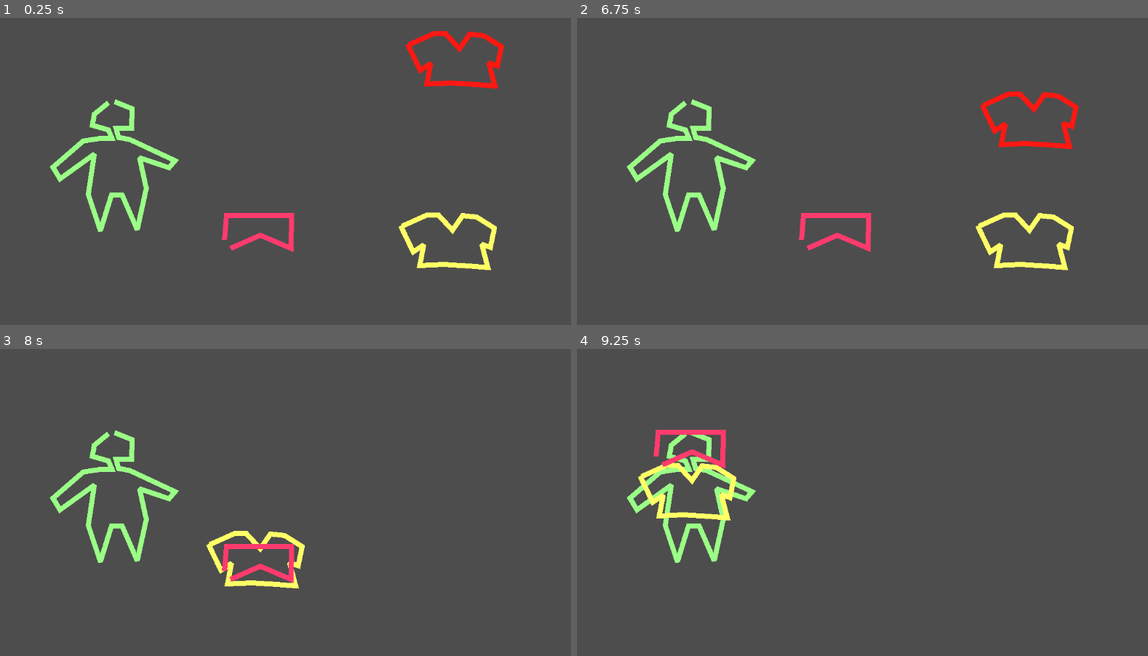
Above: before the commit, frames 1-4 (two rows, left to right).
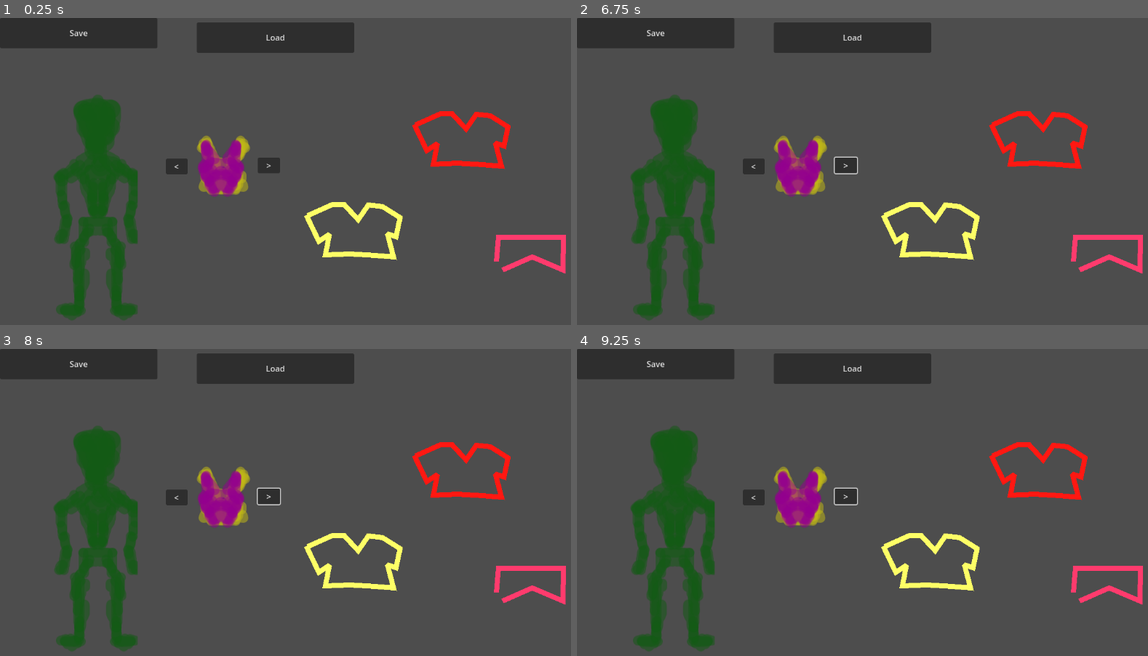
Above: after the commit, the same moments.

Repository: PushingPolygons/fashion-riot
Game: Godot game, scene res://Main/Main.tscn
Two runs of this game, one before a commit and one after it. Both use one fixed random seed, a clock stepped at 60 frames per second and the inputs below.
Inputs (mouse positions are in pixels of both pictures, inside the frame that each line leads up to):
- Up to frame 1 (0.25 s): no input
- Up to frame 2 (6.75 s): click (754, 165) at 0.5 s, where only the run after the commit has a clickable "<"; click (845, 165) at 1.25 s, where only the run after the commit has a clickable ">"; click (656, 33) at 2 s, where only the run after the commit has a clickable "Save"; click (851, 36) at 2.75 s, where only the run after the commit has a clickable "Load"; click (754, 165) at 3.5 s, where only the run after the commit has a clickable "<"; click (845, 165) at 4.25 s, where only the run after the commit has a clickable ">"; click (754, 165) at 5 s, where only the run after the commit has a clickable "<"; click (845, 165) at 5.75 s, where only the run after the commit has a clickable ">"; tap Enter at 6.5 s; drag from (1033, 60) to (1028, 242) at 6.52 s
- Up to frame 3 (8 s): tap Space at 7.25 s; drag from (451, 573) to (256, 560) at 7.27 s
- Up to frame 4 (9.25 s): tap Enter at 8 s; click (833, 560) at 8.1 s; tap Space at 8.75 s; drag from (839, 576) to (691, 462) at 8.77 s

The runs differ from the first frame. In frame 1, 18% of the frame differs, in the area x 0-100%, y 0-99%; in frame 2, 18%; in frame 3, 17%; in frame 4, 17%.
Error after the commit: Invalid access of index '0' on a base object of type: 'Array'. (res://Main/Main.gd:17)

Commit message:
Saving vestments is more complicated than the number 3.

Diff:
--- a/Body/Body.gd
+++ b/Body/Body.gd
@@ -1,7 +1,21 @@
 extends Node2D
+class_name Body
 
 @onready var snap = $Snap
+
+var vestments: Array
 
 
 func Attach(vestment: Node2D):
 	vestment.position = snap.position
+	vestments.append(vestment)
+	# TODO: FIXME later!!!! How to retrieve?
+
+
+#	var quois = vestments.find(3)
+#	print("Dunno: ", quois)
+
+
+func Detach(vestment: Node2D):
+	pass
+	#TODO: How do we retrieve the correct Vestment?
--- a/Body/Body.tscn
+++ b/Body/Body.tscn
@@ -1,14 +1,22 @@
-[gd_scene load_steps=2 format=3 uid="uid://trlapys8mrv5"]
+[gd_scene load_steps=3 format=3 uid="uid://trlapys8mrv5"]
 
 [ext_resource type="Script" path="res://Body/Body.gd" id="1_ts46s"]
+[ext_resource type="Texture2D" uid="uid://c0oidsj2hwag5" path="res://atlas.png" id="2_x3tsa"]
 
 [node name="Body" type="Node2D"]
 script = ExtResource("1_ts46s")
 
 [node name="BodyGraphics" type="Line2D" parent="."]
+visible = false
 position = Vector2(-13, -173)
 points = PackedVector2Array(6, -87, 41, -73, 40, -34, 9, -34, 14, -16, 36, -12, 126, 30, 114, 44, 55.6156, 24.2889, 69, 85, 51, 167, 21, 98, 0, 98, -22, 169, -46, 97, -34, 17, -102, 66, -116, 43, -56, -9, -23, -14, 1, -14, -6, -31, -38, -40, -34, -62, -6, -85)
 default_color = Color(0.603922, 1, 0.52549, 1)
 
 [node name="Snap" type="Node2D" parent="."]
 self_modulate = Color(0.294118, 0.0901961, 0.152941, 1)
+
+[node name="Atlas" type="Sprite2D" parent="."]
+position = Vector2(-15, -217)
+texture = ExtResource("2_x3tsa")
+region_enabled = true
+region_rect = Rect2(8, 34.5, 184, 464)
--- a/Main/Main.gd
+++ b/Main/Main.gd
@@ -1,4 +1,23 @@
 extends Node
 
 const TOP = preload("res://Top/Top.tscn")
-@onready var body = $Body
+const USER_PATH = "user://game_save.dat"
+
+@onready var body := $Body
+@onready var save_button = $SaveButton
+@onready var load_button = $LoadButton
+
+func _ready():
+	save_button.pressed.connect(OnSaved)
+	load_button.pressed.connect(OnLoaded)
+
+func OnSaved():
+	print("Saved pressed.")
+	var file = FileAccess.open(USER_PATH, FileAccess.WRITE)
+	file.store_string(body.vestments[0].name)
+
+func OnLoaded():
+	var file = FileAccess.open(USER_PATH, FileAccess.READ)
+	var number = file.get_32()
+	print(number)
+	# TODO: Load, display, and attach vestments.
--- a/Main/Main.tscn
+++ b/Main/Main.tscn
@@ -1,23 +1,65 @@
-[gd_scene load_steps=5 format=3 uid="uid://do8ygn0l44rxk"]
+[gd_scene load_steps=6 format=3 uid="uid://do8ygn0l44rxk"]
 
 [ext_resource type="Script" path="res://Main/Main.gd" id="1_483lb"]
 [ext_resource type="PackedScene" uid="uid://trlapys8mrv5" path="res://Body/Body.tscn" id="2_faum3"]
 [ext_resource type="PackedScene" uid="uid://k0jk0efkgr3g" path="res://Top/Top.tscn" id="3_06wpa"]
 [ext_resource type="PackedScene" uid="uid://u4laknlputas" path="res://Top/Bottom.tscn" id="4_skftu"]
+[ext_resource type="Texture2D" uid="uid://c0oidsj2hwag5" path="res://atlas.png" id="5_ohrew"]
 
 [node name="Main" type="Node"]
 script = ExtResource("1_483lb")
 
 [node name="Body" parent="." instance=ExtResource("2_faum3")]
-position = Vector2(234, 426)
+position = Vector2(196, 587)
 
 [node name="Top2" parent="Body" instance=ExtResource("3_06wpa")]
 modulate = Color(1, 0.0941176, 0.0705882, 1)
-position = Vector2(683, -200)
+position = Vector2(734, -202)
 
 [node name="Top3" parent="Body" instance=ExtResource("3_06wpa")]
 modulate = Color(0.996078, 1, 0.4, 1)
-position = Vector2(669, 160)
+position = Vector2(520, -22)
 
 [node name="Bottom" parent="Body" instance=ExtResource("4_skftu")]
-position = Vector2(279, 68)
+position = Vector2(856, -50)
+
+[node name="Vestment" type="Node2D" parent="Body"]
+position = Vector2(309, -3)
+
+[node name="PriorButton" type="Button" parent="Body/Vestment"]
+offset_left = -176.0
+offset_top = -305.0
+offset_right = -133.0
+offset_bottom = -274.0
+text = "<"
+
+[node name="YellowVest" type="Sprite2D" parent="Body/Vestment"]
+position = Vector2(-64, -292)
+texture = ExtResource("5_ohrew")
+region_enabled = true
+region_rect = Rect2(181, 15.5, 130, 143)
+
+[node name="PlumVest" type="Sprite2D" parent="Body/Vestment"]
+position = Vector2(-64, -285)
+texture = ExtResource("5_ohrew")
+region_enabled = true
+region_rect = Rect2(311, 19, 107, 139)
+
+[node name="NextButton" type="Button" parent="Body/Vestment"]
+offset_left = 6.0
+offset_top = -307.0
+offset_right = 50.0
+offset_bottom = -276.0
+text = ">"
+
+[node name="SaveButton" type="Button" parent="."]
+offset_right = 312.0
+offset_bottom = 60.0
+text = "Save"
+
+[node name="LoadButton" type="Button" parent="."]
+offset_left = 390.0
+offset_top = 9.0
+offset_right = 702.0
+offset_bottom = 69.0
+text = "Load"
--- a/Top/Vestment.gd
+++ b/Top/Vestment.gd
@@ -4,6 +4,7 @@
 @export var snap_distance: float = 100.0 # px
 var is_dragging: bool = false
 var mouse_offset: Vector2 = Vector2(0, 100)
+
 
 
 func _ready():
@@ -20,6 +21,8 @@
 		if position.distance_to(pos) < snap_distance:
 			print("Close enough.")
 			get_parent().Attach(self)
+			# TODO: Detach as well.
+
 
 func OnInputEvent(viewport, event, shape_idx):
 	if event is InputEventMouseButton:
--- a/project.godot
+++ b/project.godot
@@ -15,6 +15,10 @@
 config/features=PackedStringArray("4.0", "Forward Plus")
 config/icon="res://icon.svg"
 
+[editor_plugins]
+
+enabled=PackedStringArray("res://addons/Todo_Manager/plugin.cfg")
+
 [input]
 
 drag={
Not shown, added: Art/.gdignore
Binary file added: atlas.png
Not shown, added: atlas.png.import
